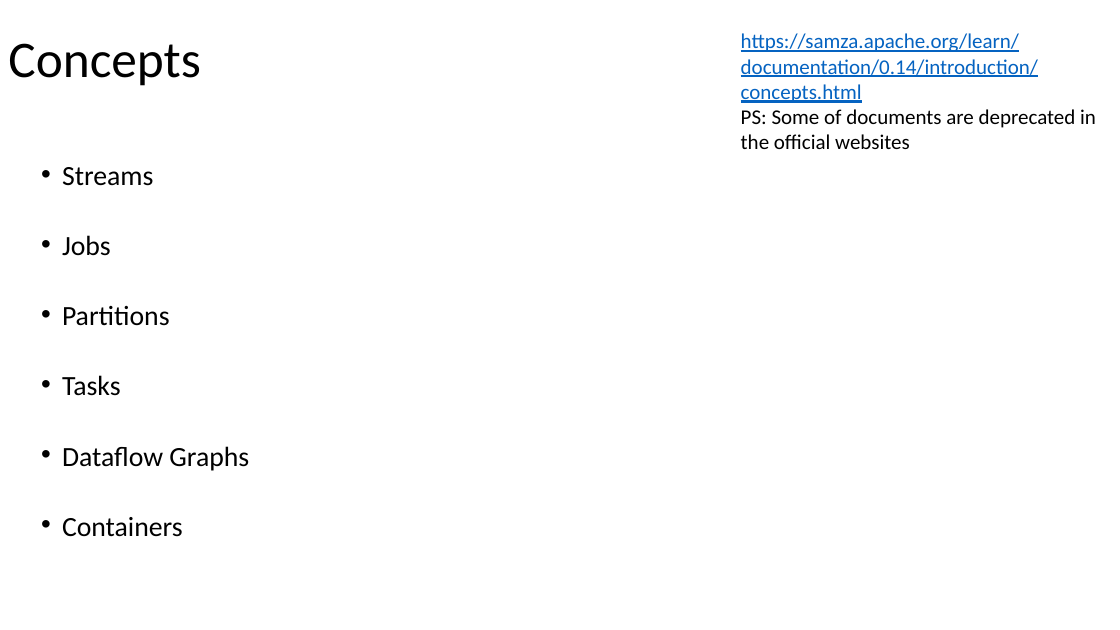
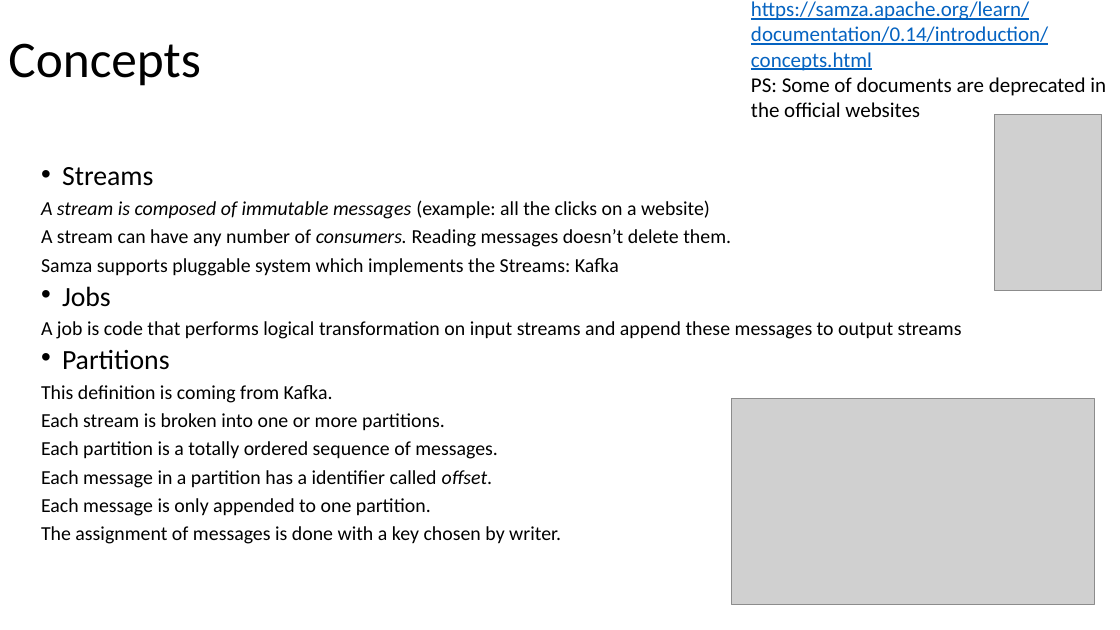
Before and after one commit to Swrrt/Samza-Documents, a slide deck: slide 8 of Documentation/SamzaStructure.pptx. Drawn at 1120x630 pixels with LibreOffice and Linux fonts; fonts in the diff are those of the drawing; grey boxes stand for pictures. Boxes give left, top, right and bottom in pixels: in the first picture for what was removed or moved away, otherwise in the second. Text is boxed around its words. In the diff, an @@ line names an element or a change of style, - is before the commit and + after.

Commit message:
Concepts of Samza

```diff
--- a/Documentation/SamzaStructure.pptx
+++ b/Documentation/SamzaStructure.pptx
@@ text "https://samza.apache.org/learn/documentation/0.14/introducti ...": place and size @@
-text "https://samza.apache.org/learn/documentation/0.14/introducti ..." at [741, 33, 1096, 149]
+text "https://samza.apache.org/learn/documentation/0.14/introducti ..." at [751, 1, 1106, 117]
@@ picture added at [995, 114, 1102, 290] @@
@@ text at [41, 200, 731, 276]: paragraphs added @@
+A stream is composed of immutable messages (example: all the clicks on a website)
+A stream can have any number of consumers. Reading messages doesn’t delete them.
+Samza supports pluggable system which implements the Streams: Kafka
@@ text at [41, 321, 962, 339]: paragraph added @@
+A job is code that performs logical transformation on input streams and append these messages to output streams
@@ text at [41, 385, 561, 544]: text changed; size 23.8 to 17 pt @@
-• Tasks
-• Dataflow Graphs
-• Containers
+This definition is coming from Kafka.
+Each stream is broken into one or more partitions.
+Each partition is a totally ordered sequence of messages.
+Each message in a partition has a identifier called offset.
+Each message is only appended to one partition.
+The assignment of messages is done with a key chosen by writer.
@@ picture added at [731, 398, 1094, 604] @@
```
Also in this commit, not shown: 2 slides added.
